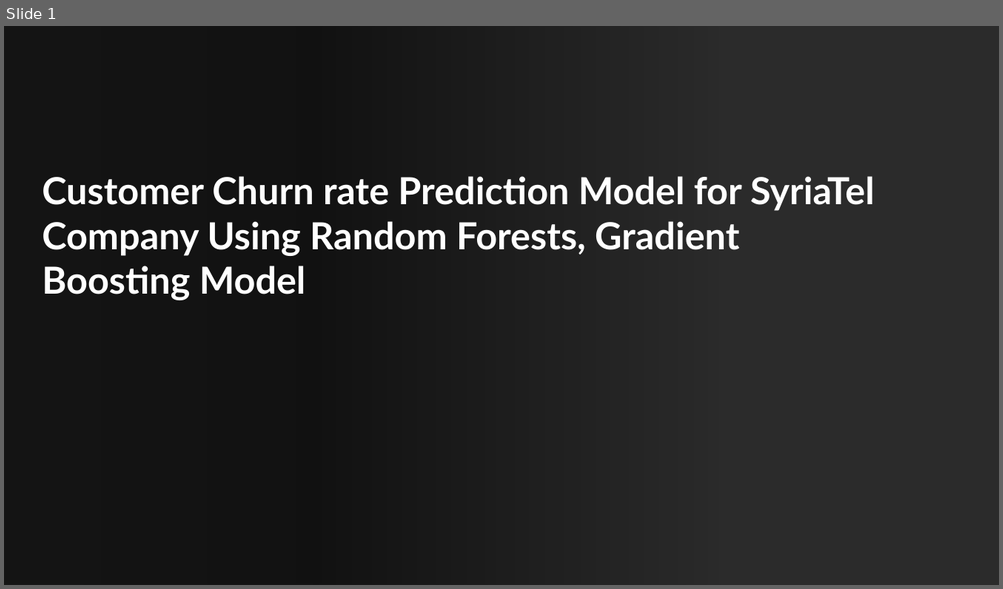
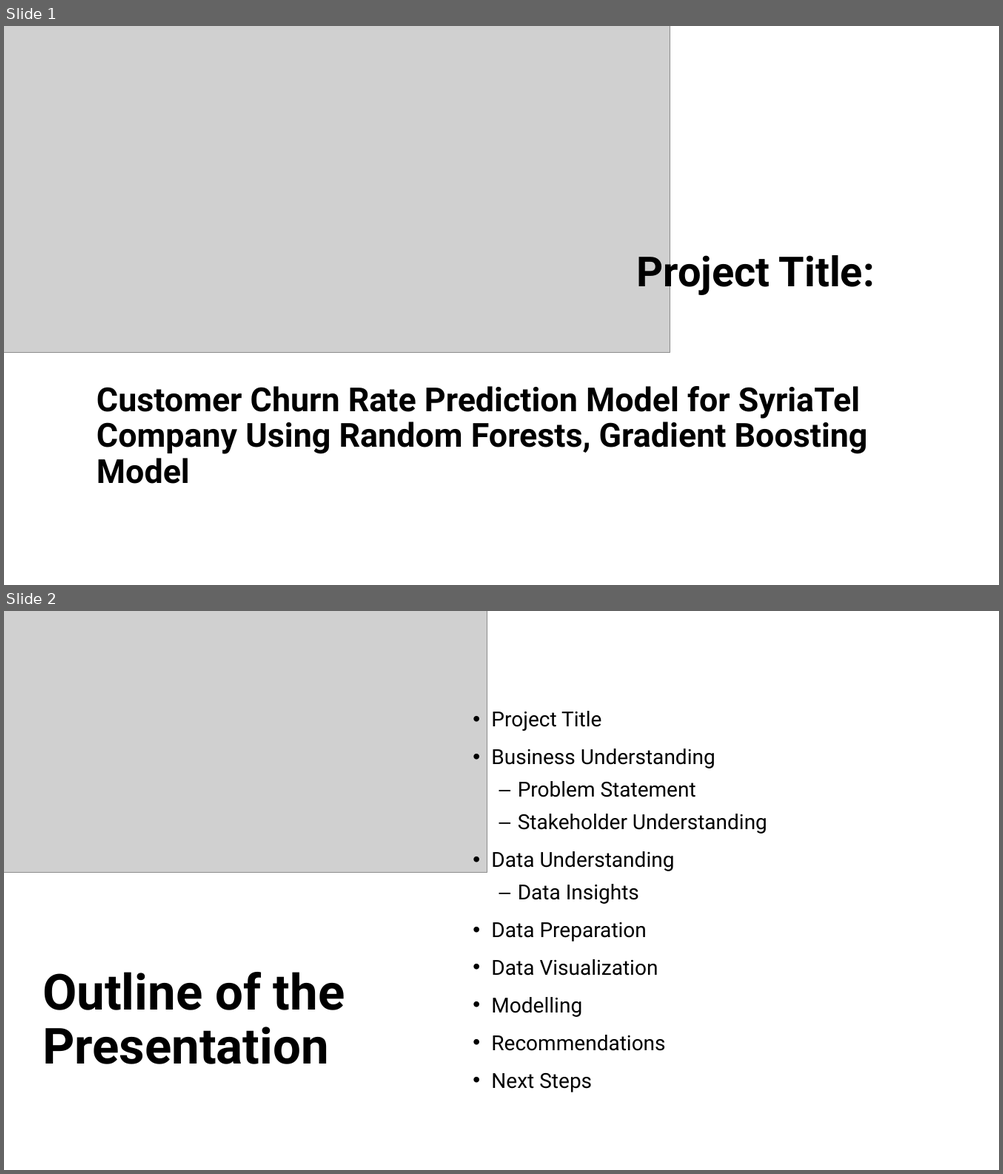
Before and after one commit to DanielKithinji/Phase-3-Data-Science-Project, a slide deck: Customer Churn rate Prediction Model for SyriaTel Company.pptx. Shown one above the other, each under a label of ours: slide 1 before the commit, slides 1 and 2 after it. The pictures are 1003x589 and 1003x1174 pixels, drawn with LibreOffice and Linux fonts; fonts in the diff are those of the drawing; grey boxes stand for pictures; background and template pictures are left out; a plain dark background stands for a picture behind light text. Boxes give left, top, right and bottom in pixels: in the first picture for what was removed or moved away, otherwise in the second. Text is boxed around its words. In the diff, an @@ line names an element or a change of style, - is before the commit and + after.

```diff
--- a/Customer Churn rate Prediction Model for SyriaTel Company.pptx
+++ b/Customer Churn rate Prediction Model for SyriaTel Company.pptx
@@ slide 2 added at [4, 611, 999, 1170], background #FFFFFF @@
@@ picture added at [4, 611, 487, 872] @@
@@ text added at [491, 711, 767, 1093], 20 pt, text #000000 @@
+• Project Title
+• Business Understanding
+  – Problem Statement
+  – Stakeholder Understanding
+• Data Understanding
+  – Data Insights
+• Data Preparation
+• Data Visualization
+• Modelling
+• Recommendations
+• Next Steps
@@ title added at [42, 972, 345, 1065], 48 pt, text #000000, bold @@
+Outline of the Presentation
@@ slide 1 changed as well @@
@@ background picture (left out) to #FFFFFF @@
@@ rectangle removed at [4, 26, 720, 585] @@
@@ picture added at [4, 26, 669, 353] @@
@@ text added at [637, 249, 874, 297], 40 pt, text #000000, bold @@
+Project Title:
@@ title at [96, 386, 868, 484]: text changed; size 36 to 32 pt; font Lato to Roboto; text colour #FFFFFF to #000000 @@
-Customer Churn rate Prediction Model for SyriaTel Company Using Random Forests, Gradient Boosting Model
+Customer Churn Rate Prediction Model for SyriaTel Company Using Random Forests, Gradient Boosting Model
```
Also in this commit, not shown: 6 other slides changed, 6 other slides added, 3 other files.
